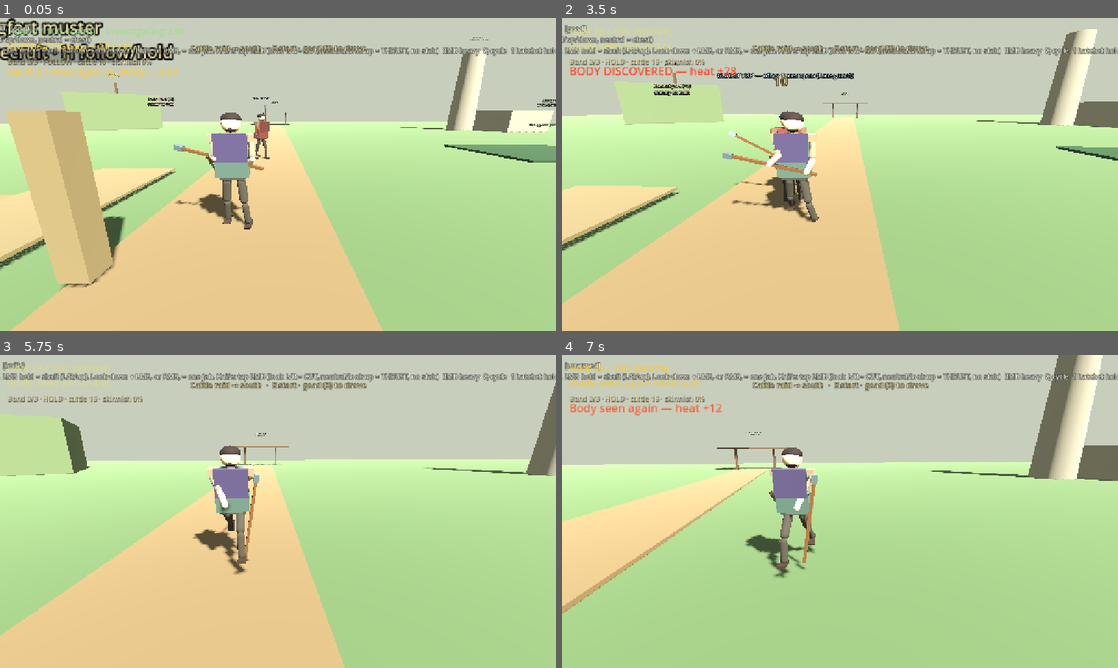
Above: before the commit, frames 1-4 (two rows, left to right).
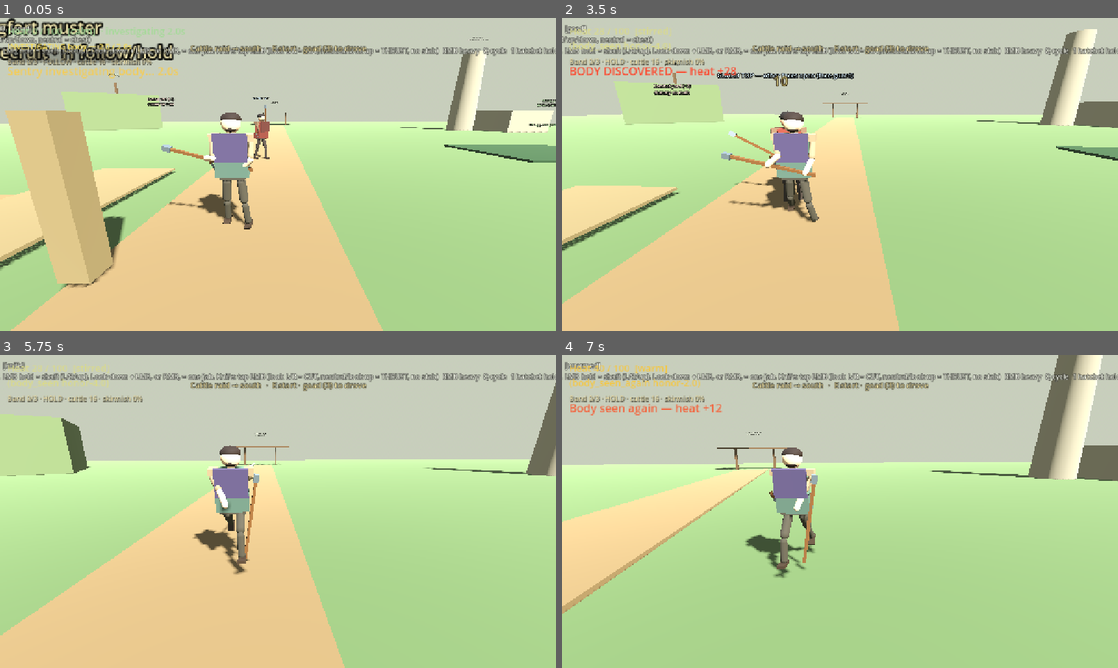
Above: after the commit, the same moments.

Repository: fortins4/devPlayground
Game: Godot game, scene res://scenes/main/main.tscn
The game is run twice, just before and just after one commit, with the same random seed, the same clock (stepped at 60 frames per second) and the same inputs.
Inputs (mouse positions are in pixels of both pictures, inside the frame that each line leads up to):
- Up to frame 1 (0.05 s): no input
- Up to frame 2 (3.5 s): tap Enter at 0.5 s; move the mouse to (867, 174) at 0.52 s; hold Right mouse button (attack_heavy) 0.53-1.28 s; hold W (move_forward) from 0.53 s (still down); click (867, 174) at 0.67 s; tap Space (jump) at 0.77, 1.52, 3.02 s; move the mouse to (812, 174) at 1.27 s; click (812, 174) at 1.35 s; move the mouse to (851, 168) at 2.02 s; hold H (band_toggle) 2.03-2.78 s; move the mouse to (834, 180) at 2.77 s; tap Ctrl (crouch) at 2.85 s; click (834, 180) at 2.92 s
- Up to frame 3 (5.75 s): keep holding W (move_forward); move the mouse to (316, 514) at 3.52 s; hold Q (cycle_weapon) 3.53-4.28 s; tap Space (jump) at 3.77, 4.52 s; move the mouse to (233, 508) at 4.27 s; tap E (interact) at 4.35 s; move the mouse to (283, 511) at 5.02 s; hold Shift (sprint) from 5.03 s (still down); click (283, 511) at 5.17 s
- Up to frame 4 (7 s): move the mouse to (817, 505) at 5.77 s; release W (move_forward) at 5.78 s; release Shift (sprint) at 5.78 s; hold D (move_right) 5.78-6.53 s; tap 3 (weapon_goad) at 5.85 s; tap Space (jump) at 6.02, 6.77 s; move the mouse to (867, 511) at 6.52 s; hold W (move_forward) from 6.53 s (still down); hold 1 (weapon_hatchet) from 6.53 s (still down)

The runs differ from the first frame. In frame 1, 0.4% of the frame differs, in the area x 29-48%, y 39-62%; in frame 2, 0.2%; in frame 3, less than 0.1%; in frame 4, nothing differs.

Commit message:
feat(combat): keep the goad beside the head while guards change

Diff:
--- a/scripts/characters/player/player_controller.gd
+++ b/scripts/characters/player/player_controller.gd
@@ -528,13 +528,89 @@
 	return xf
 
 
+func _guard_line(xf: Transform3D, slide: float) -> PackedVector3Array:
+	## Wood ends in world space. slide is the goad grip offset on this hold.
+	var butt := xf * Vector3(0.0, -0.255 - slide, 0.0)
+	var tip := xf * Vector3(0.0, 1.045 - slide, 0.0)
+	return PackedVector3Array([butt, tip])
+
+
+func _guard_shaft_beside(from_xf: Transform3D, to_xf: Transform3D, u: float) -> Transform3D:
+	## Side guards are both vertical, so a quaternion slerp flips the shaft
+	## up behind the skull. Lerp the wood ends, then carry that line around
+	## the face side of the head. Ends are the captured seats.
+	if u <= 0.001:
+		return from_xf
+	if u >= 0.999:
+		return to_xf
+	if locomotion == null:
+		return from_xf.interpolate_with(to_xf, u)
+	var head := locomotion.get_joint("head") as Node3D
+	if head == null:
+		return from_xf.interpolate_with(to_xf, u)
+	var from_slide := float(_guard_from_pose.get("grip_slide", 0.0))
+	var to_slide := float(_guard_to_pose.get("grip_slide", 0.0))
+	var slide := lerpf(from_slide, to_slide, u)
+	var from_line := _guard_line(from_xf, from_slide)
+	var to_line := _guard_line(to_xf, to_slide)
+	var butt := from_line[0].lerp(to_line[0], u)
+	var tip := from_line[1].lerp(to_line[1], u)
+	var from_anchor: Vector3 = head.to_local(from_line[0].lerp(from_line[1], 0.55))
+	var to_anchor: Vector3 = head.to_local(to_line[0].lerp(to_line[1], 0.55))
+	var anchor := butt.lerp(tip, 0.55)
+	var anchor_l: Vector3 = head.to_local(anchor)
+	var from_ang := atan2(from_anchor.z, from_anchor.x)
+	var to_ang := atan2(to_anchor.z, to_anchor.x)
+	var sweep := _guard_face_sweep(from_ang, to_ang)
+	# Stay beside the ear through the middle of the blend. The cross
+	# in front of the cheeks is the late part, not the shortest flip.
+	var arc_u := pow(u, 1.75)
+	var ang := from_ang + sweep * arc_u
+	var from_r := Vector2(from_anchor.x, from_anchor.z).length()
+	var to_r := Vector2(to_anchor.x, to_anchor.z).length()
+	var radius := maxf(lerpf(from_r, to_r, u), 0.38)
+	var desired := Vector3(cos(ang) * radius, lerpf(from_anchor.y, to_anchor.y, u), sin(ang) * radius)
+	var delta: Vector3 = head.global_transform.basis * (desired - anchor_l)
+	butt += delta
+	tip += delta
+	var axis := tip - butt
+	if axis.length_squared() < 0.0001:
+		return from_xf.interpolate_with(to_xf, u)
+	axis = axis.normalized()
+	var origin := butt - axis * (-0.255 - slide)
+	var carry := from_xf.interpolate_with(to_xf, u)
+	var x := carry.basis.x
+	x = x - axis * x.dot(axis)
+	if x.length_squared() < 0.0001:
+		x = carry.basis.z.cross(axis)
+	x = x.normalized()
+	var z := x.cross(axis).normalized()
+	return Transform3D(Basis(x, axis, z), origin)
+
+
+func _guard_face_sweep(from_ang: float, to_ang: float) -> float:
+	## Head-local atan2(z, x). Negative Z is the face. Pick the arc whose
+	## middle is in front of the cheeks, not the one behind the hair.
+	var short := wrapf(to_ang - from_ang, -PI, PI)
+	var long := short - TAU if short > 0.0 else short + TAU
+	var mid_short := from_ang + short * 0.5
+	var mid_long := from_ang + long * 0.5
+	if sin(mid_long) < sin(mid_short):
+		return long
+	return short
+
+
 func _plant_shaft_between(from_xf: Transform3D, to_xf: Transform3D, u: float) -> void:
 	## Shaft rides between two holds. Hands stay on it. A sample that would
 	## meet the skull bows out, the same way the stow does. End poses are the
 	## captured seats, not a new one.
 	if weapon_visual == null:
 		return
-	weapon_visual.global_transform = from_xf.interpolate_with(to_xf, clampf(u, 0.0, 1.0))
+	var along := clampf(u, 0.0, 1.0)
+	if _guard_blend_active:
+		weapon_visual.global_transform = _guard_shaft_beside(from_xf, to_xf, along)
+	else:
+		weapon_visual.global_transform = from_xf.interpolate_with(to_xf, along)
 	var shaft: Node3D = weapon_visual
 	var goad := weapon_visual.get_node_or_null("Goad") as Node3D
 	if goad:
